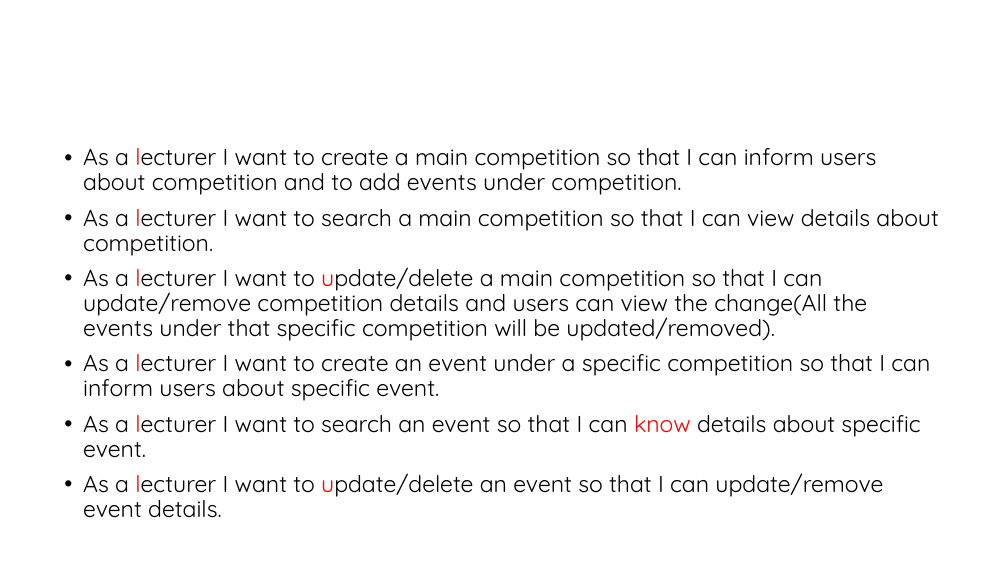
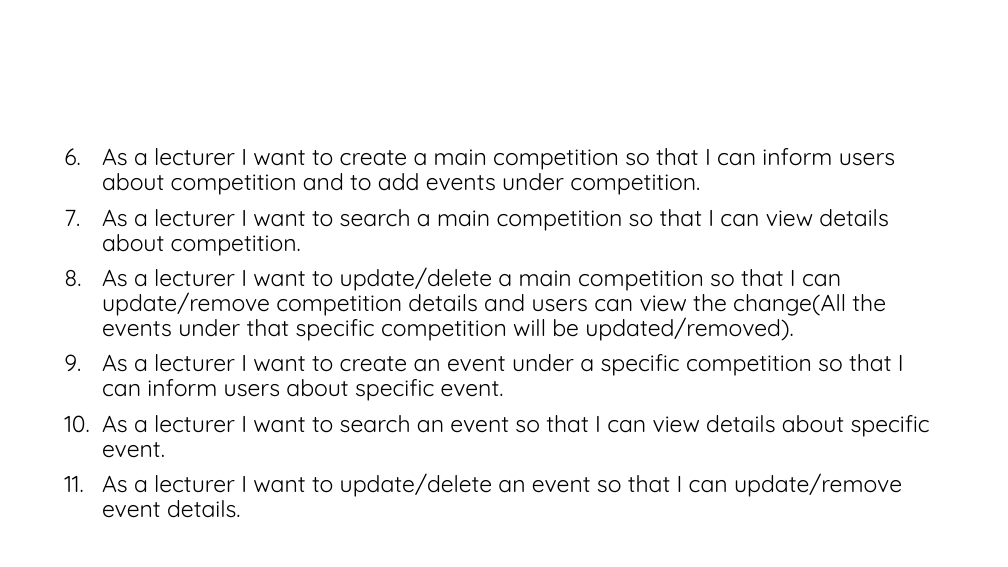
Before and after one commit to Sajith16/CSSEDocs, a slide deck: slide 8 of CodeFest-Management-Tool.pptx. Drawn at 1008x567 pixels with LibreOffice and Linux fonts; fonts in the diff are those of the drawing; background and template pictures are left out. Boxes give left, top, right and bottom in pixels: in the first picture for what was removed or moved away, otherwise in the second. Text is boxed around its words. In the diff, an @@ line names an element or a change of style, - is before the commit and + after.

```diff
--- a/CodeFest-Management-Tool.pptx
+++ b/CodeFest-Management-Tool.pptx
@@ text at (102,148,904,518): text colour #FF0000 to #000000 in "lecturer", "lecturer", "lecturer update/delete", "lecturer" and 1 more places; bullet • to 1. @@
@@ text at (102,415,930,458): text changed @@
-• As a lecturer I want to search an event so that I can know details about specific event.
+10. As a lecturer I want to search an event so that I can view details about specific event.
```
Also in this commit, not shown: 8 other slides changed.
